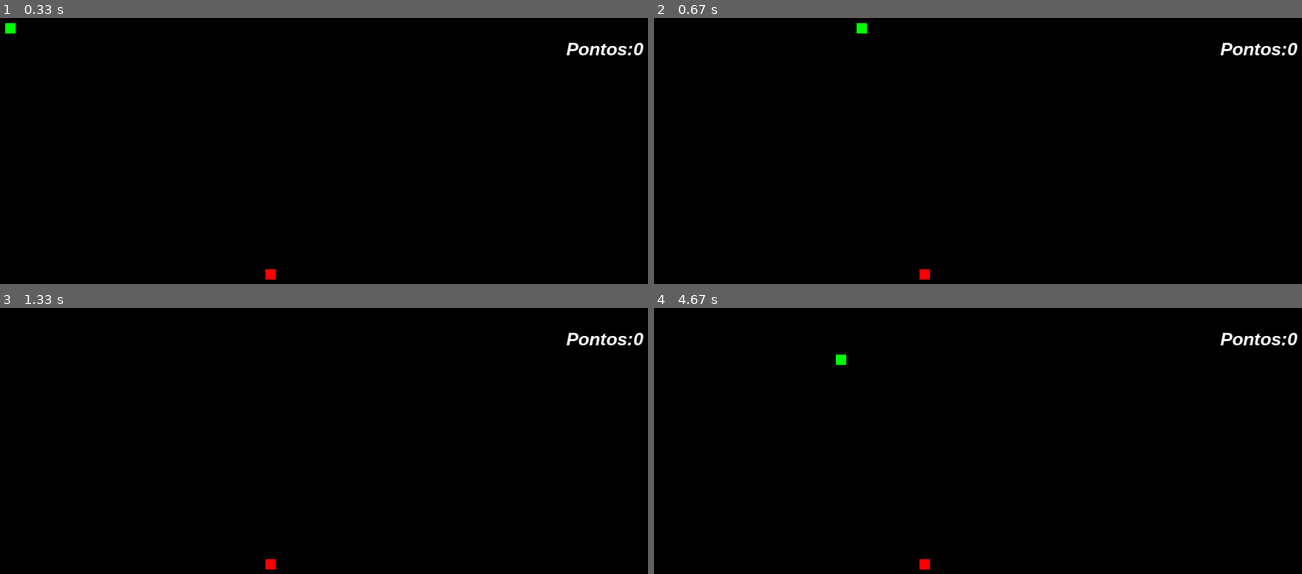
Above: before the commit, frames 1-4 (two rows, left to right).
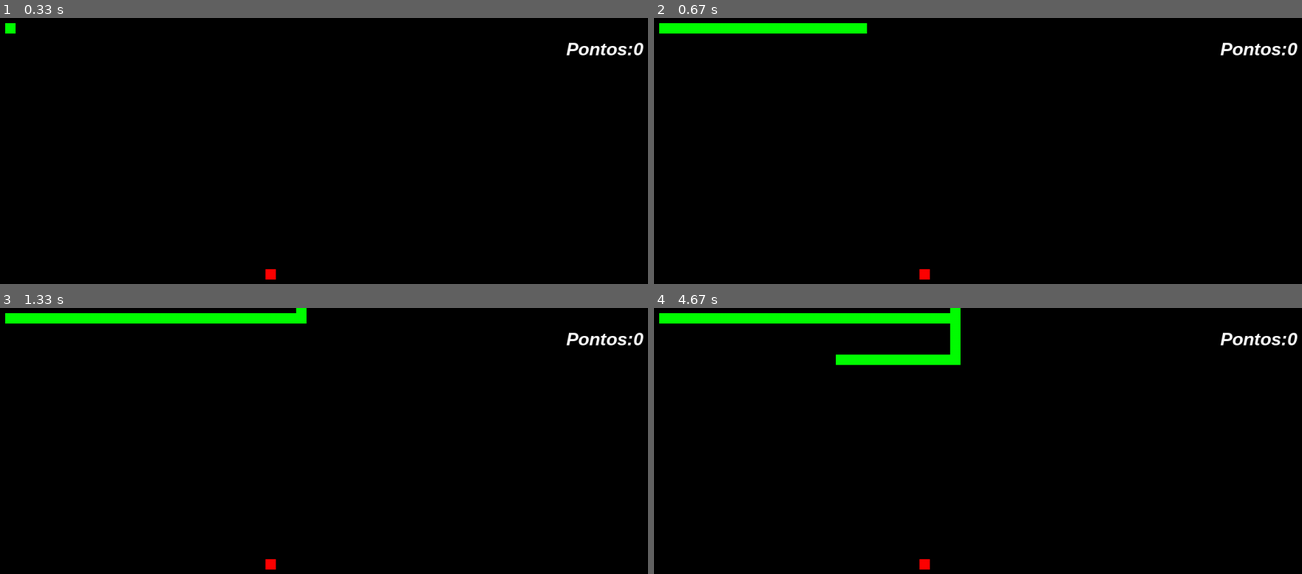
Above: after the commit, the same moments.

Repository: JulioNunesDev/Pygames
Game: pygame game, started from main.py
The game is run twice, just before and just after one commit, with the same random seed, the same clock (stepped at 60 frames per second) and the same inputs.
Inputs:
- Up to frame 1 (0.33 s): no input
- Up to frame 2 (0.67 s): hold Right from 0.33 s (still down)
- Up to frame 3 (1.33 s): release Right at 0.8 s; hold Up 0.83-1.13 s
- Up to frame 4 (4.67 s): hold Down 4.07-4.43 s; hold Left from 4.47 s (still down)

Frame 1 is identical in both runs. In frame 2, 1.2% of the frame differs, in the area x 0-32%, y 1-6%; in frame 3, 1.8%; in frame 4, 2.8%, in the area x 0-48%, y 0-22%.

Commit message:
update: pys

Diff:
--- a/main.py
+++ b/main.py
@@ -25,10 +25,15 @@
 x_maca = randint(40, 1000)
 y_maca =  randint(60, 700)
 
-
-cobra = pygame.Rect(10, 10, 20, 20)
+tam_cobra_w = 20
+tam_cobra_h = 20
+cobra = pygame.Rect(10, 10, tam_cobra_w, tam_cobra_h)
 color = (255,0,0)
 
+lista_cobra = []
+def aumenta_cobra(lista_cobra):
+    for XeY in lista_cobra:
+        pygame.draw.rect(screen, (0,255,0), (XeY[0],XeY[1], 20, 20))
 
 
 while  True:
@@ -70,7 +75,14 @@
         x_maca = randint(40, 1000)
         y_maca = randint(40, 700)
         pontos+=1
+        tam_cobra_w += 20
         barulho_colisao.play()
 
+    lista_cabeca = []
+    lista_cabeca.append(cobra.x)
+    lista_cabeca.append(cobra.y)
 
+    lista_cobra.append(lista_cabeca)
+
+    aumenta_cobra(lista_cobra)
     pygame.display.update()
